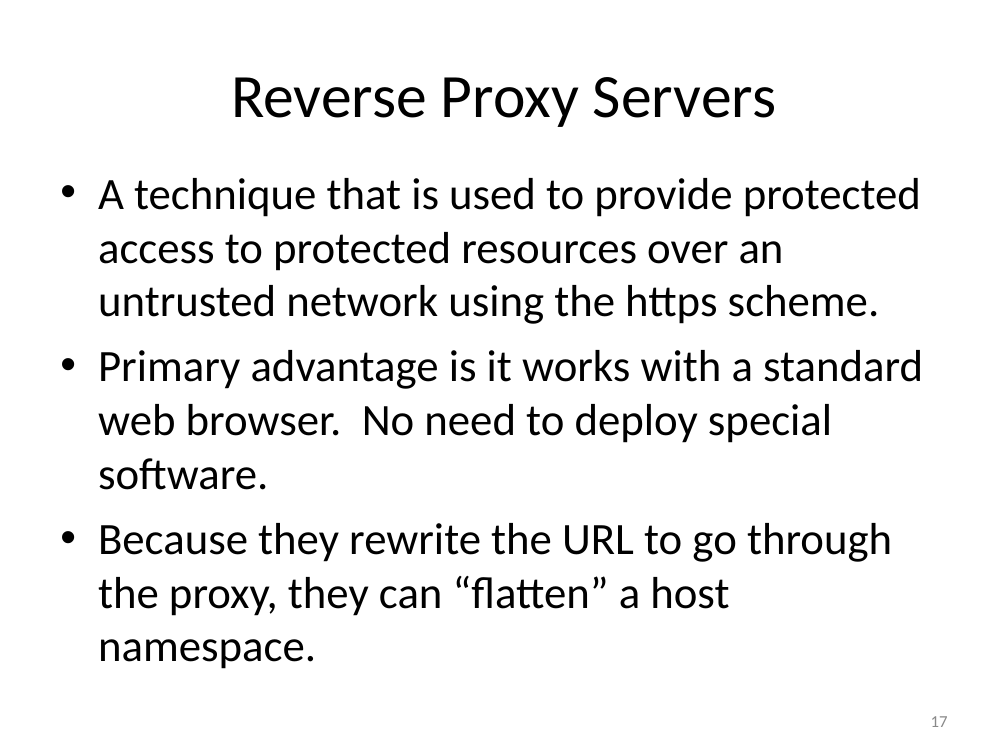
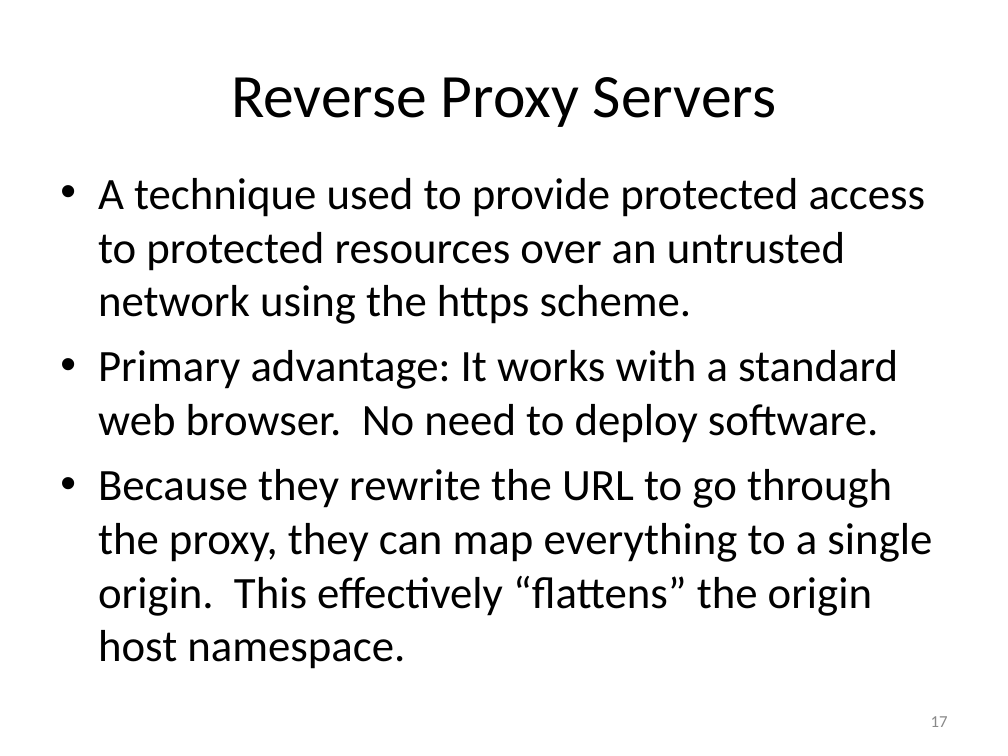
Before and after one commit to EdCharbeneau/CodePaLOUsa, a slide deck: slide 17 of 2013/LocalStorageSecurity/LocalStoragePresentation.ppt. Drawn at 1008x756 pixels with LibreOffice and Linux fonts; fonts in the diff are those of the drawing. Boxes give left, top, right and bottom in pixels: in the first picture for what was removed or moved away, otherwise in the second. Text is boxed around its words. In the diff, an @@ line names an element or a change of style, - is before the commit and + after.

```diff
--- a/2013/LocalStorageSecurity/LocalStoragePresentation.ppt
+++ b/2013/LocalStorageSecurity/LocalStoragePresentation.ppt
@@ text at (x1=98, y1=178, x2=932, y2=669): text changed @@
-• A technique that is used to provide protected access to protected resources over an untrusted network using the https scheme.
-• Primary advantage is it works with a standard web browser. No need to deploy special software.
-• Because they rewrite the URL to go through the proxy, they can “flatten” a host namespace.
+• A technique used to provide protected access to protected resources over an untrusted network using the https scheme.
+• Primary advantage: It works with a standard web browser. No need to deploy software.
+• Because they rewrite the URL to go through the proxy, they can map everything to a single origin. This effectively “flattens” the origin host namespace.
```
Also in this commit, not shown: 12 other slides changed.
